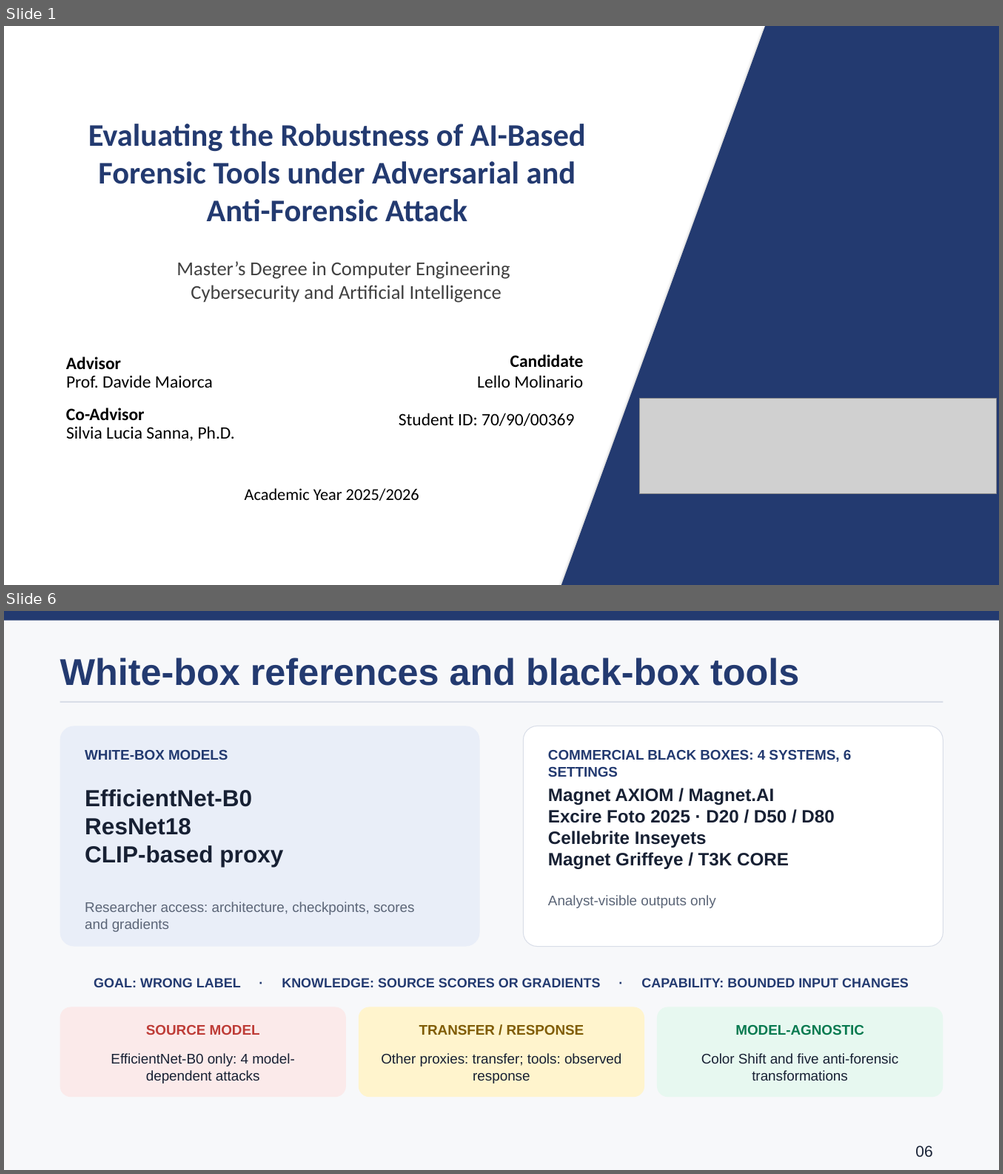
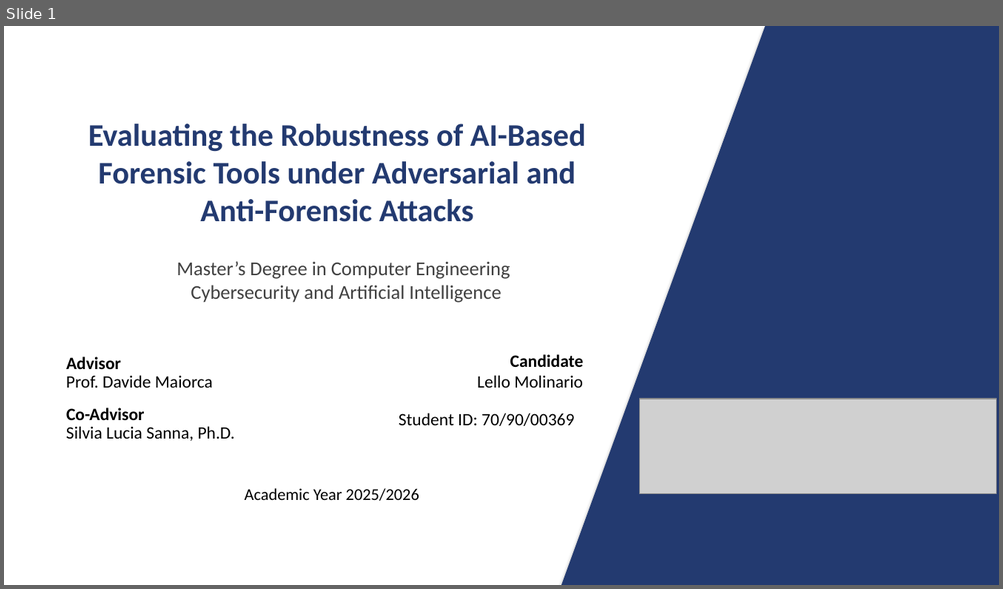
Before and after one commit to lmolinario/Molinario_Thesis_Defense_2026, a slide deck: Molinario_Thesis_Defense_2026.pptx. Shown one above the other, each under a label of ours: slides 1 and 6 before the commit, slide 1 after it; the slides between them are not shown. The pictures are 1003x1174 and 1003x589 pixels, drawn with LibreOffice and Linux fonts; fonts in the diff are those of the drawing; grey boxes stand for pictures. Boxes give left, top, right and bottom in pixels: in the first picture for what was removed or moved away, otherwise in the second. Text is boxed around its words. In the diff, an @@ line names an element or a change of style, - is before the commit and + after.

```diff
--- a/Molinario_Thesis_Defense_2026.pptx
+++ b/Molinario_Thesis_Defense_2026.pptx
@@ slide 6 removed at (4, 611, 999, 1170), background #F7F8FA @@
@@ rectangle removed at (4, 611, 999, 620) @@
@@ text removed at (60, 658, 799, 686) @@
-White-box references and black-box tools
@@ rectangle removed at (60, 701, 942, 703) @@
@@ rounded rectangle removed at (60, 726, 479, 947) @@
@@ rounded rectangle removed at (523, 726, 942, 947) @@
@@ text removed at (85, 750, 227, 760) @@
-WHITE-BOX MODELS
@@ text removed at (548, 750, 851, 777) @@
-COMMERCIAL BLACK BOXES: 4 SYSTEMS, 6 SETTINGS
@@ text removed at (85, 789, 283, 867) @@
-EfficientNet-B0
-ResNet18
-CLIP-based proxy
@@ text removed at (548, 789, 834, 869) @@
-Magnet AXIOM / Magnet.AI
-Excire Foto 2025 · D20 / D50 / D80
-Cellebrite Inseyets
-Magnet Griffeye / T3K CORE
@@ text removed at (548, 895, 716, 908) @@
-Analyst-visible outputs only
@@ text removed at (85, 902, 414, 932) @@
-Researcher access: architecture, checkpoints, scores and gradients
@@ text removed at (94, 978, 908, 988) @@
-GOAL: WRONG LABEL · KNOWLEDGE: SOURCE SCORES OR GRADIENTS · CAPABILITY: BOUNDED INPUT CHANGES
@@ rounded rectangle removed at (60, 1007, 346, 1097) @@
@@ rounded rectangle removed at (358, 1007, 644, 1097) @@
@@ rounded rectangle removed at (657, 1007, 942, 1097) @@
@@ text removed at (146, 1025, 260, 1035) @@
-SOURCE MODEL
@@ text removed at (419, 1025, 584, 1035) @@
-TRANSFER / RESPONSE
@@ text removed at (735, 1025, 863, 1035) @@
-MODEL-AGNOSTIC
@@ text removed at (111, 1054, 294, 1084) @@
-EfficientNet-B0 only: 4 model-dependent attacks
@@ text removed at (381, 1054, 621, 1084) @@
-Other proxies: transfer; tools: observed response
@@ text removed at (701, 1054, 898, 1081) @@
-Color Shift and five anti-forensic transformations
@@ text removed at (915, 1146, 932, 1157) @@
-06
@@ slide 1 changed as well @@
@@ text at (200, 199, 474, 222): text changed @@
-Anti-Forensic Attack
+Anti-Forensic Attacks
```
Also in this commit, not shown: 1 other slide changed, 18 slides added, 22 other slides removed, 2 other files.
